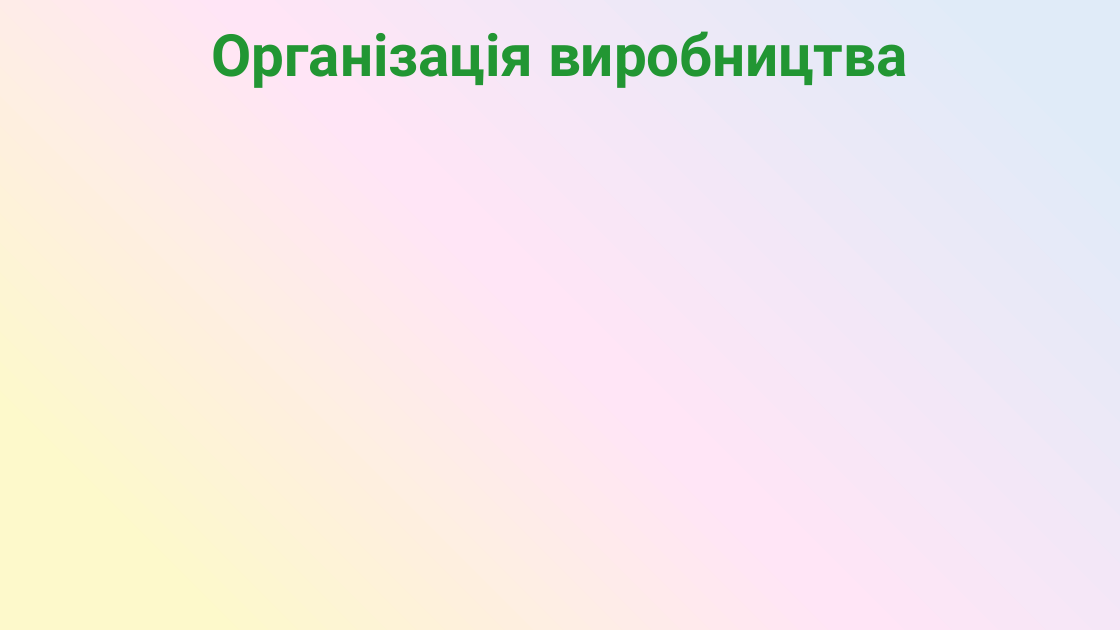
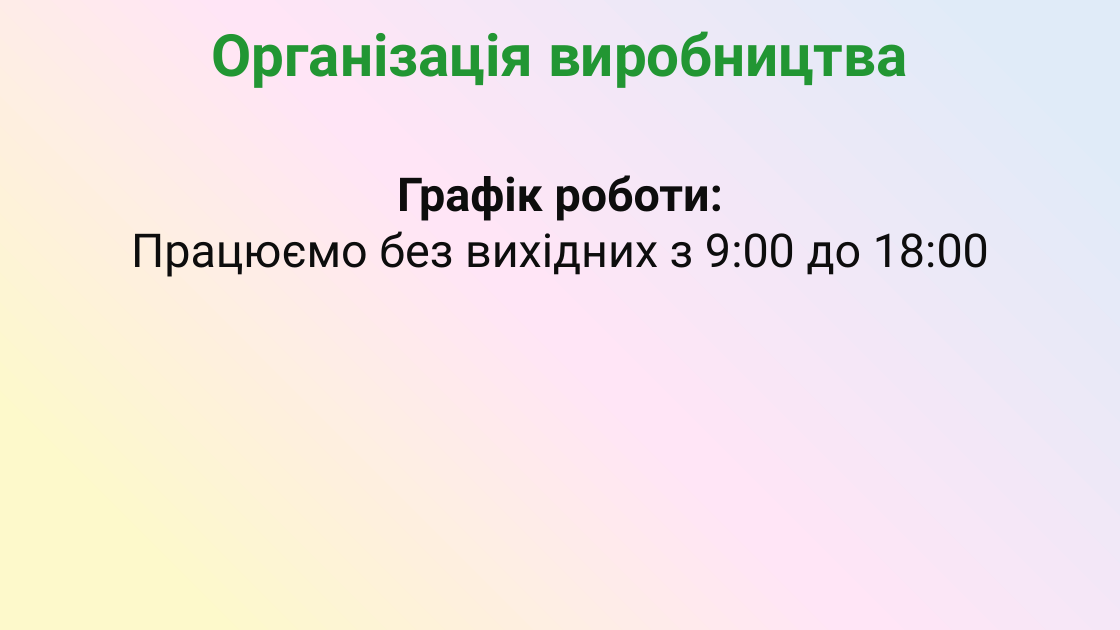
Before and after one commit to SashaGaran/Katya_diplomna, a slide deck: slide 7 of diplomna.pptx. Drawn at 1120x630 pixels with LibreOffice and Linux fonts; fonts in the diff are those of the drawing. Boxes give left, top, right and bottom in pixels: in the first picture for what was removed or moved away, otherwise in the second. Text is boxed around its words. In the diff, an @@ line names an element or a change of style, - is before the commit and + after.

```diff
--- a/diplomna.pptx
+++ b/diplomna.pptx
@@ text added at <box>131,175,989,277</box>, 40 pt, text gradient #0D0D0D to #595959 @@
+Графік роботи:
+Працюємо без вихідних з 9:00 до 18:00
```
Also in this commit, not shown: 1 other slide changed.
